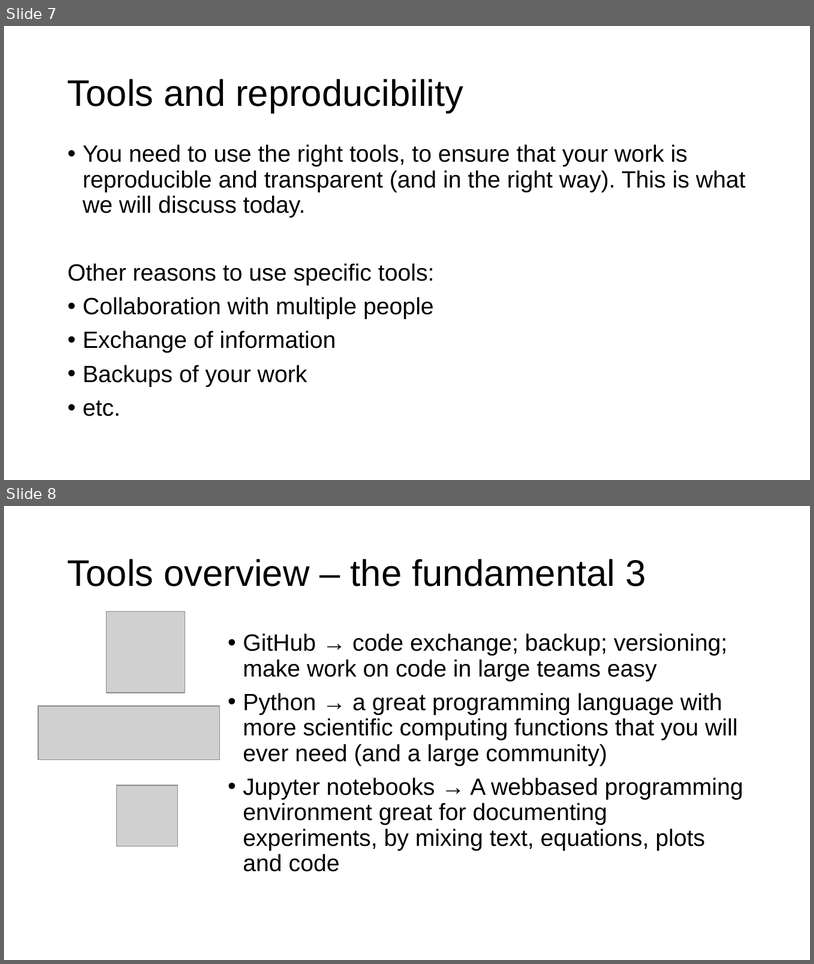
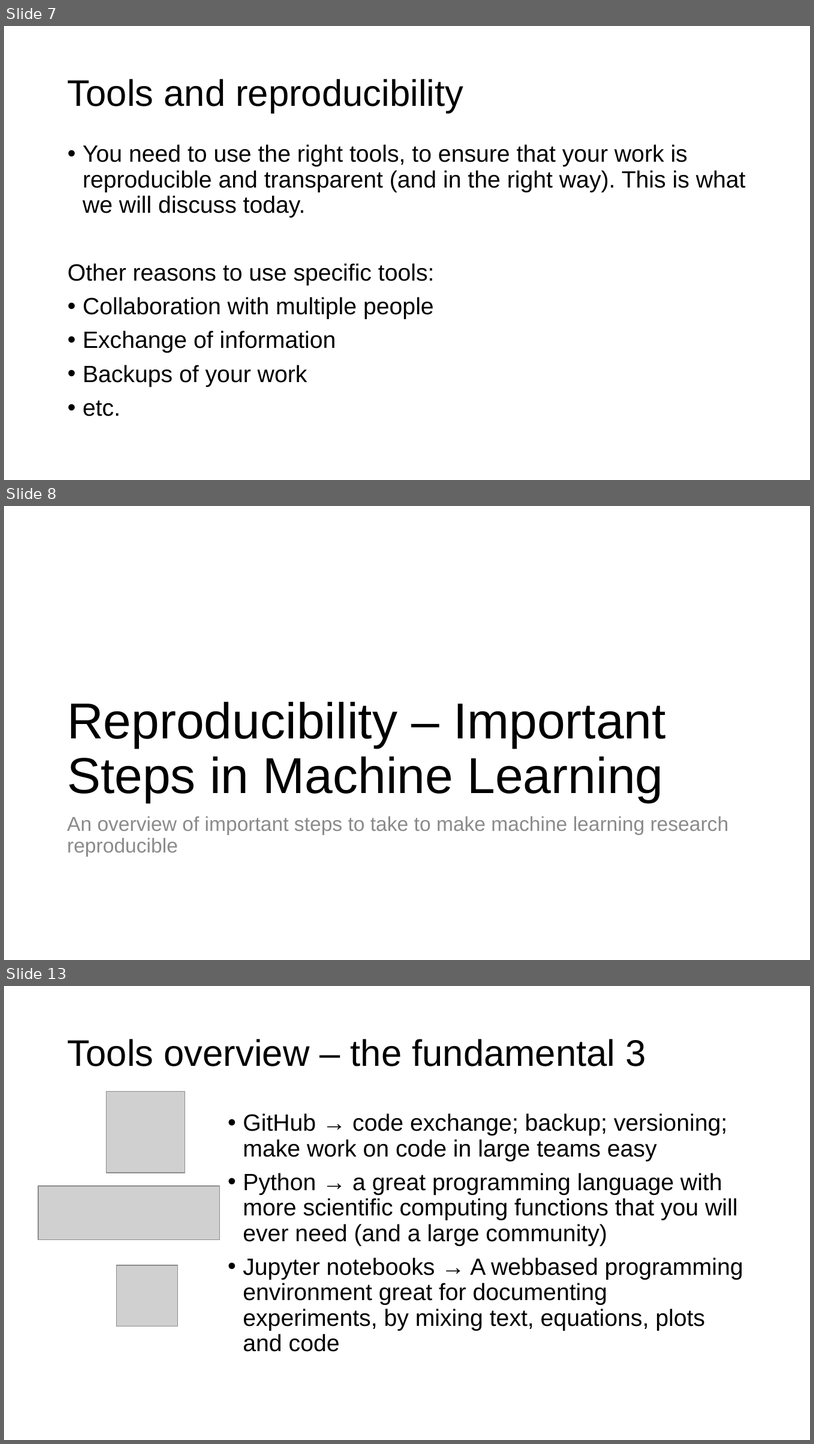
Before and after one commit to toelt-llc/MACHINE-LEARNING-SCHOOL-INAF, a slide deck: DAY1/04 - Introduction to python and scikit-learn/Introduction Python and Scikit-learn.pptx. Shown one above the other, each under a label of ours: slides 7 and 8 before the commit, slides 7, 8 and 13 after it; the slides between them are not shown. The pictures are 814x964 and 814x1444 pixels, drawn with LibreOffice and Linux fonts; fonts in the diff are those of the drawing; grey boxes stand for pictures; background and template pictures are left out. Boxes give left, top, right and bottom in pixels: in the first picture for what was removed or moved away, otherwise in the second. Text is boxed around its words. In the diff, an @@ line names an element or a change of style, - is before the commit and + after.

```diff
--- a/DAY1/04 - Introduction to python and scikit-learn/Introduction Python and Scikit-learn.pptx
+++ b/DAY1/04 - Introduction to python and scikit-learn/Introduction Python and Scikit-learn.pptx
@@ slide 8 added at <box>4,506,810,960</box>, background #FFFFFF @@
@@ title added at <box>67,702,666,802</box>, 45 pt, text #000000 @@
+Reproducibility – Important Steps in Machine Learning
@@ text added at <box>67,816,729,856</box>, 18 pt, text #8C8C8C @@
+An overview of important steps to take to make machine learning research reproducible
@@ what was slide 8 is now slide 13 @@
```
Also in this commit, not shown: 4 slides changed, 6 other slides added, 4 slides removed, 6 other files.
